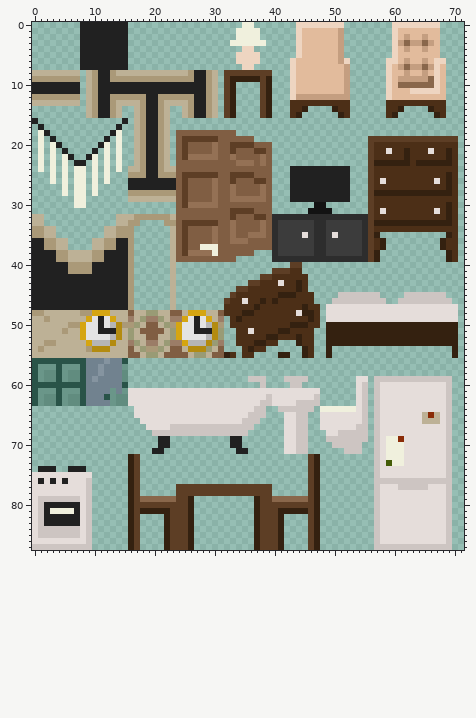
Sprite sheet -- src/sprites/building.png. The first picture shows the starting point.
The file is 72x88 pixels.
Once edited:
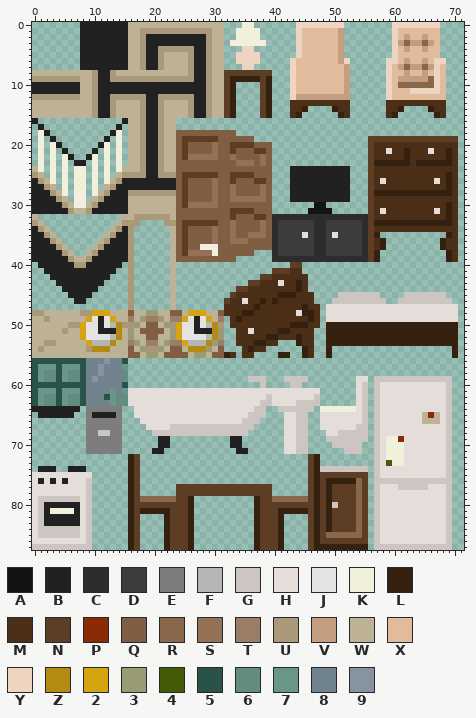
Palette (. is transparent): A #131313  B #212121  C #2d2d2d  D #3c3c3c  E #7d7d7d  F #b5b5b5  G #cdc5c2  H #e5ddda  J #e3e3e3  K #f0f0dd  L #342110  M #4c2f17  N #5d3e25  P #8a2b07  Q #805e43  R #89674b  S #947155  T #9b7d67  U #aa9978  V #c49e80  W #bdb196  X #e2bb9c  Y #eed5c1  Z #b38b10  2 #d5a511  3 #999b75  4 #445c07  5 #295348  6 #618c7f  7 #6a9689  8 #71828f  9 #8594a0
Diff:
Colour B now appears in rows 2 to 3 at x 19 to 28; in rows 4 to 7 at x 19 to 20 and 27 to 28; in row 26 at x 0 and 15; in row 27 at x 0 to 1 and 14 to 15; in row 28 at x 0 to 2 and 13 to 15; in row 29 at x 0 to 3 and 12 to 15.
Colour B now appears in row 30 at x 0 to 4 and 11 to 15; in row 31 at x 0 to 5 and 10 to 15; in row 64 at x 0 to 7; in row 65 at x 1 to 6 and 10 to 13.
The author changed colour U to colour B in row 34 at x 0 and 15; in row 35 at x 0 to 1 and 14 to 15; in row 36 at x 2 and 13; in row 37 at x 2 to 3 and 12 to 13; in row 38 at x 4 and 11; in row 39 at x 4 to 5 and 10 to 11.
The author changed colour U to colour B in row 40 at x 6 and 9; in row 41 at x 6 to 9.
Colour E now appears in row 64 at x 9 to 14; in row 65 at x 9 and 14; in rows 66 to 67 at x 9 to 14; in row 68 at x 9 to 10 and 13 to 14; in rows 69 to 71 at x 9 to 14.
Colour G now appears in row 68 at x 11 to 12; in row 74 at x 48 to 55; in row 80 at x 50.
Colour L now appears in row 76 at x 49 to 53; in rows 77 to 84 at x 49; in row 87 at x 48 to 55.
Colour N now appears in row 75 at x 48 to 55; in row 76 at x 48 and 55; in rows 77 to 79 at x 48, 50 to 53 and 55; in row 80 at x 48, 51 to 53 and 55; in rows 81 to 84 at x 48, 50 to 53 and 55; in row 85 at x 48 and 55.
Colour N now appears in row 86 at x 48 to 55.
Colour R now appears in rows 76 to 84 at x 54; in row 85 at x 49 to 54.
Colour U now appears in row 1 at x 18 to 29; in rows 2 to 3 at x 18 and 29; in row 4 at x 18, 21 to 26 and 29; in rows 5 to 7 at x 18, 21, 26 and 29; in row 25 at x 0 and 15; in row 26 at x 1 and 14.
Colour U now appears in row 27 at x 2 and 13; in row 28 at x 3 and 12; in row 29 at x 4 and 11; in row 30 at x 5 and 10; in row 31 at x 6 and 9.
The author changed colour W to colour U in row 33 at x 0 and 15; in row 35 at x 2 and 13; in row 37 at x 4 and 11; in row 39 at x 6 and 9.
Colour W now appears in row 0 at x 16 to 31; in rows 1 to 4 at x 16 to 17 and 30 to 31; in rows 5 to 7 at x 16 to 17, 22 to 25 and 30 to 31; in rows 8 to 13 at x 8 and 31; in rows 14 to 15 at x 0 to 8, 15 to 16, 23 to 24 and 31; in rows 16 to 23 at x 16 and 23.
Colour W now appears in row 24 at x 0 and 15; in row 25 at x 1 and 14; in row 26 at x 2 and 13; in row 27 at x 3 and 12; in row 28 at x 4 and 11; in row 29 at x 5 and 10.
Colour W now appears in row 30 at x 6, 9 and 16 to 23; in row 31 at x 7 to 8 and 16 to 23.
Colour B is removed in row 40 at x 0 and 15; in row 41 at x 0 to 1 and 14 to 15; in row 42 at x 0 to 2 and 13 to 15; in row 43 at x 0 to 3 and 12 to 15; in row 44 at x 0 to 4 and 11 to 15; in row 45 at x 0 to 5 and 10 to 15.
Colour B is removed in row 46 at x 0 to 6 and 9 to 15; in row 47 at x 0 to 15.
Colour W is removed in row 32 at x 1 and 14; in row 34 at x 3 and 12; in row 36 at x 5 and 10; in row 38 at x 7 to 8.
Changed places in both pictures, as pixel boxes (x1, y1, x2, y2):
changed: (32, 22, 224, 310)
added: (32, 406, 122, 454)
added: (320, 466, 368, 550)
